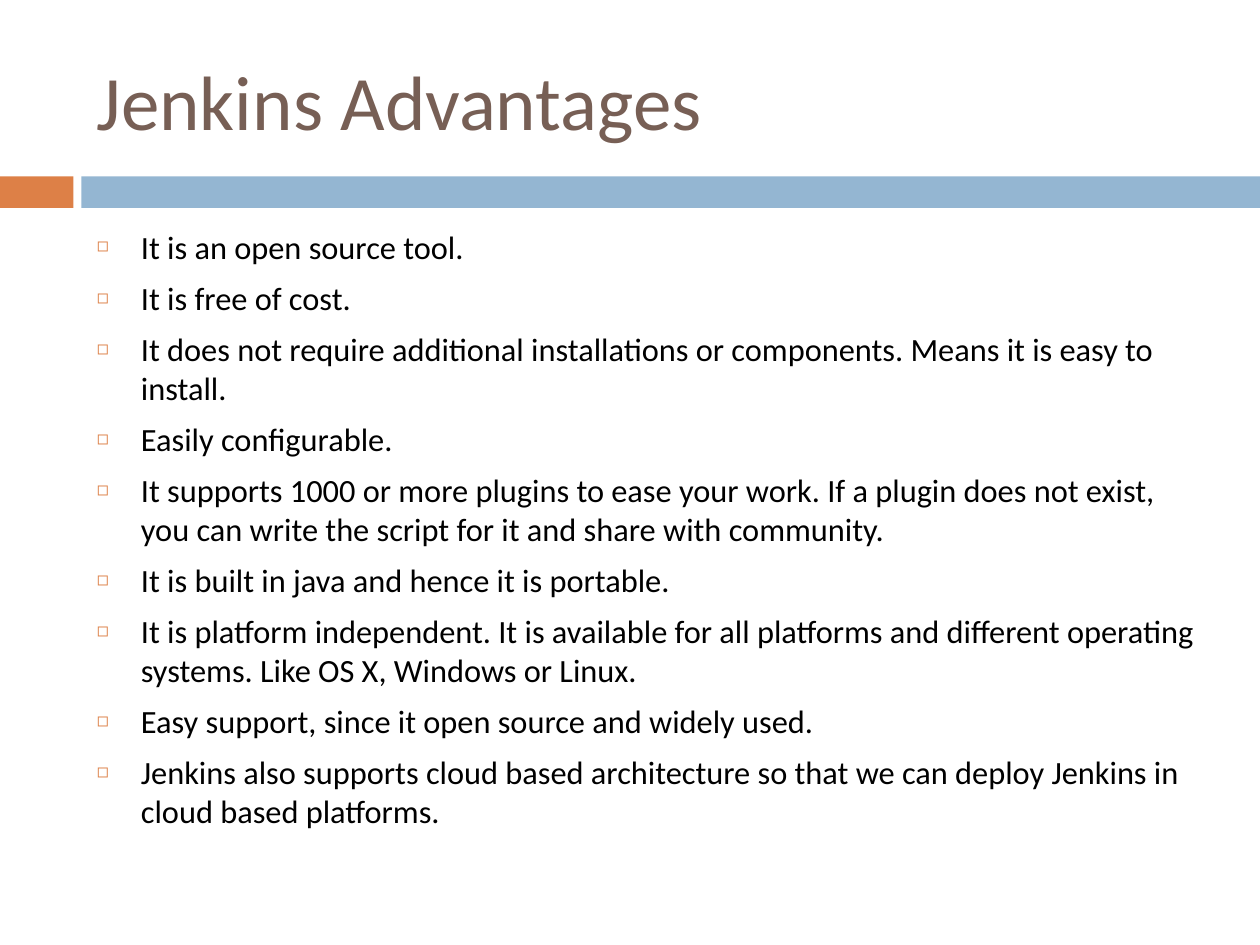
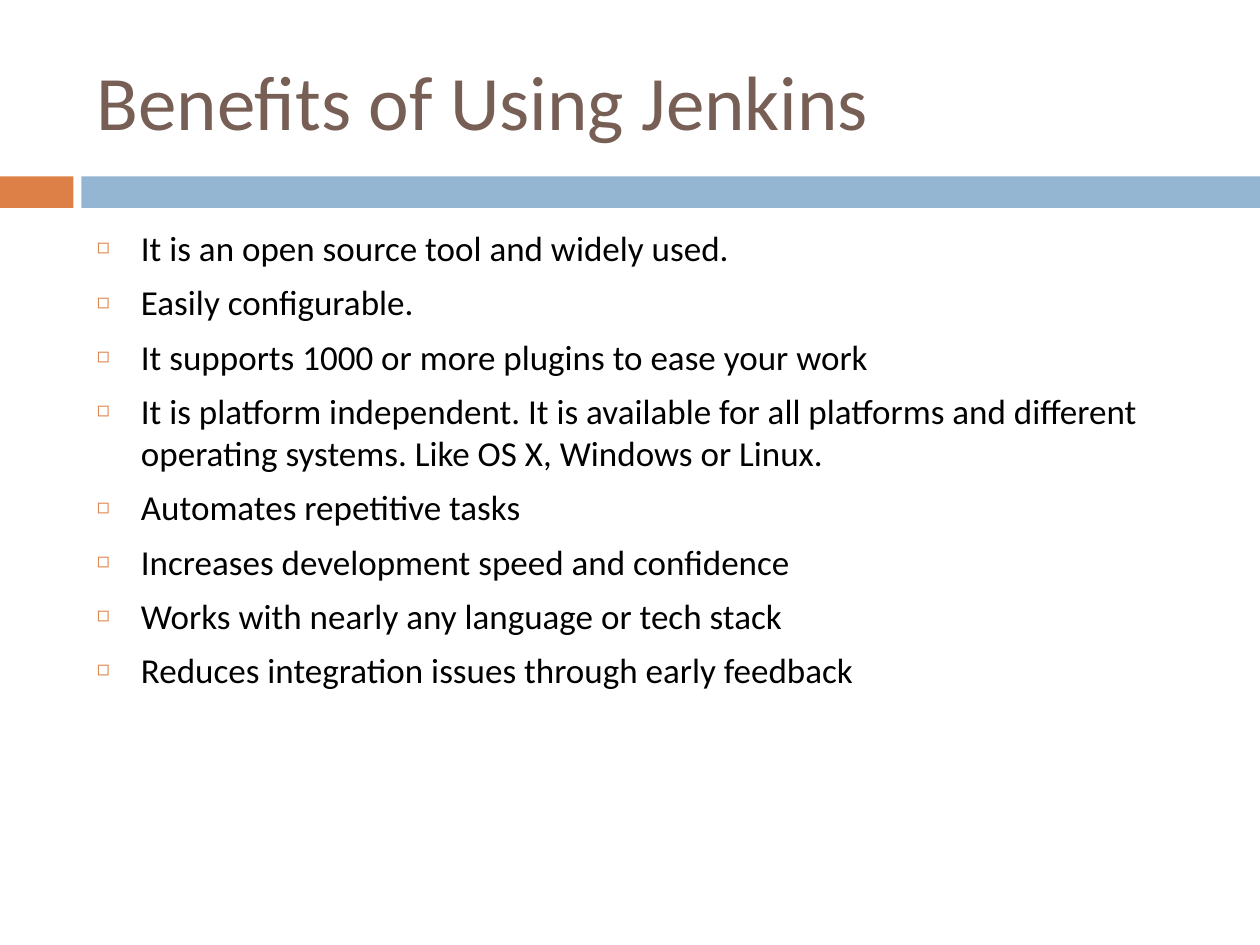
Before and after one commit to santuparsi/DevOps, a slide deck: slide 3 of Jenkins/Jenkins.pptx (slide 5 before the commit). Drawn at 1260x945 pixels with LibreOffice and Linux fonts; fonts in the diff are those of the drawing. Boxes give left, top, right and bottom in pixels: in the first picture for what was removed or moved away, otherwise in the second. Text is boxed around its words. In the diff, an @@ line names an element or a change of style, - is before the commit and + after.

```diff
--- a/Jenkins/Jenkins.pptx
+++ b/Jenkins/Jenkins.pptx
@@ title at [97, 76, 867, 143]: text changed @@
-Jenkins Advantages
+Benefits of Using Jenkins
@@ text at [141, 236, 729, 267]: text changed; size 18.5 to 20 pt @@
-◻ It is an open source tool.
-◻ It is free of cost.
-◻ It does not require additional installations or components. Means it is easy to install.
+◻ It is an open source tool and widely used.
@@ text at [141, 290, 1136, 472]: size 18.5 to 20 pt in "Easily configurable.", "It is platform independent. It is available ..." @@
@@ text at [141, 345, 867, 376]: text changed; size 18.5 to 20 pt @@
-◻ It supports 1000 or more plugins to ease your work. If a plugin does not exist, you can write the script for it and share with community.
-◻ It is built in java and hence it is portable.
+◻ It supports 1000 or more plugins to ease your work
@@ text at [141, 495, 853, 689]: text changed; size 18.5 to 20 pt @@
-◻ Easy support, since it open source and widely used.
-◻ Jenkins also supports cloud based architecture so that we can deploy Jenkins in cloud based platforms.
+◻ Automates repetitive tasks
+◻ Increases development speed and confidence
+◻ Works with nearly any language or tech stack
+◻ Reduces integration issues through early feedback
```
Also in this commit, not shown: 1 other slide changed, 5 slides added, 2 slides removed, 4 other files.
